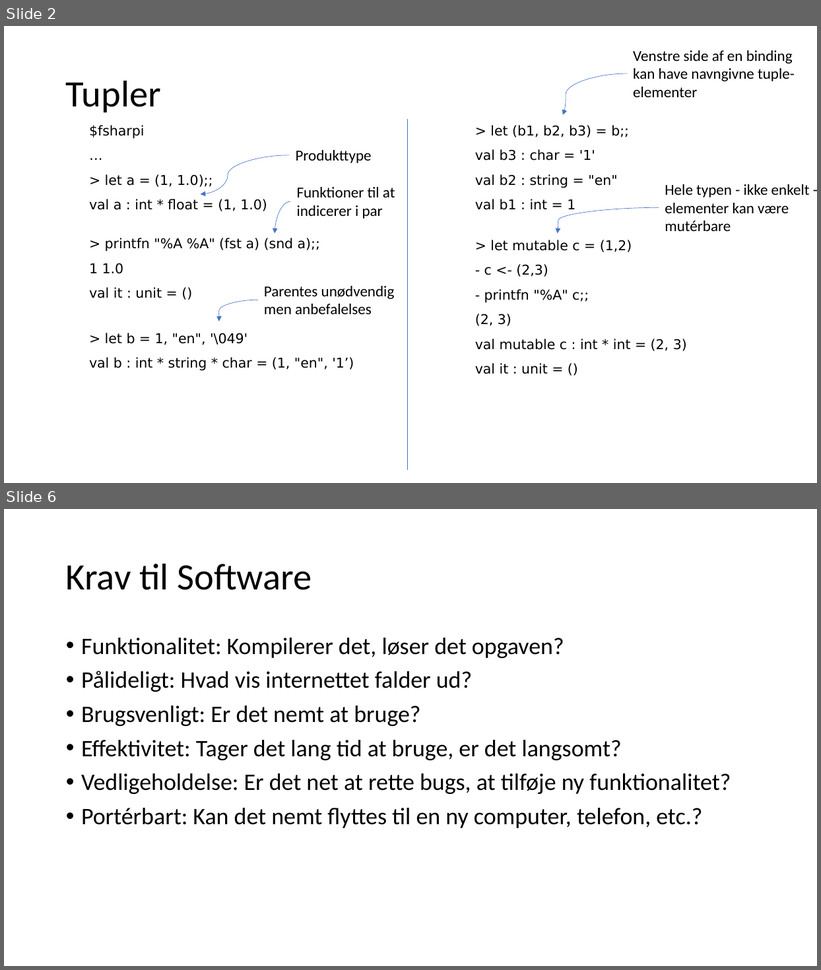
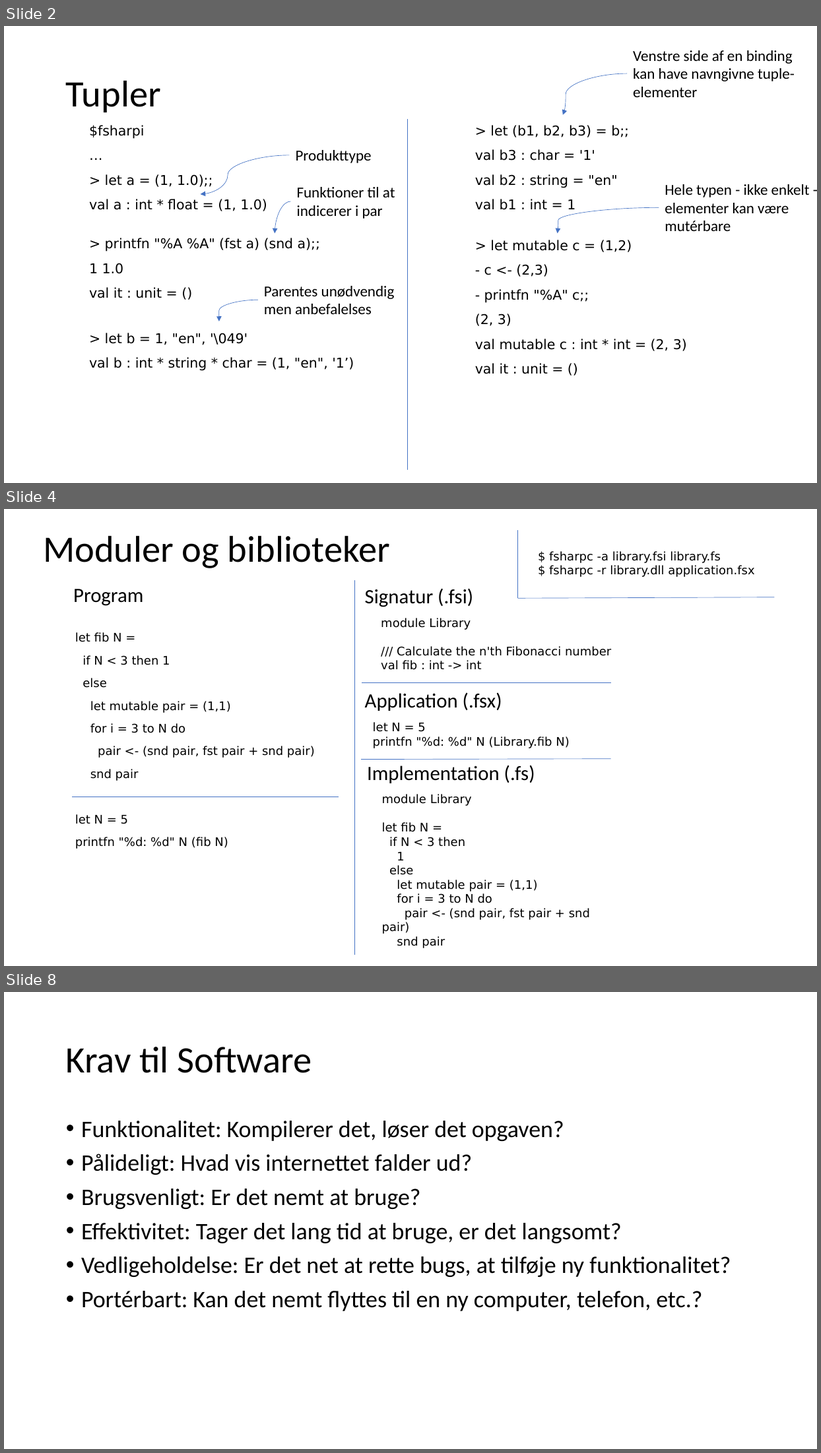
Before and after one commit to fisterloegsovs/pop22, a slide deck: lectures/4.1ModulesNTests/lecture.pptx. Shown one above the other, each under a label of ours: slides 2 and 6 before the commit, slides 2, 4 and 8 after it; the slides between them are not shown. The pictures are 821x970 and 821x1453 pixels, drawn with LibreOffice and Linux fonts; fonts in the diff are those of the drawing. Boxes give left, top, right and bottom in pixels: in the first picture for what was removed or moved away, otherwise in the second. Text is boxed around its words. In the diff, an @@ line names an element or a change of style, - is before the commit and + after.

```diff
--- a/lectures/4.1ModulesNTests/lecture.pptx
+++ b/lectures/4.1ModulesNTests/lecture.pptx
@@ slide 4 added at bbox=[4, 509, 817, 966], background #FFFFFF @@
@@ title added at bbox=[43, 535, 390, 568], 44 pt, text #000000 @@
+Moduler og biblioteker
@@ line added from (518, 599) to (518, 530), #4472C4 0.5 pt @@
@@ text added at bbox=[549, 551, 754, 577], 14 pt, text #000000 @@
+$ fsharpc -a library.fsi library.fs
+$ fsharpc -r library.dll application.fsx
@@ line added from (354, 580) to (354, 955), #4472C4 0.5 pt @@
@@ text added at bbox=[73, 589, 143, 606], 24 pt, text #000000 @@
+Program
@@ text added at bbox=[365, 588, 473, 607], 24 pt, text #000000 @@
+Signatur (.fsi)
@@ line added from (518, 598) to (774, 597), #4472C4 0.5 pt @@
@@ text added at bbox=[381, 618, 611, 670], 14 pt, text #000000 @@
+module Library
+/// Calculate the n'th Fibonacci number
+val fib : int -> int
@@ text added at bbox=[75, 632, 315, 849], 14 pt, text #000000 @@
+let fib N =
+if N < 3 then 1
+else
+let mutable pair = (1,1)
+for i = 3 to N do
+pair <- (snd pair, fst pair + snd pair)
+snd pair
+let N = 5
+printfn "%d: %d" N (fib N)
@@ line added from (611, 683) to (362, 683), #4472C4 0.5 pt @@
@@ text added at bbox=[365, 692, 502, 711], 24 pt, text #000000 @@
+Application (.fsx)
@@ text added at bbox=[373, 722, 569, 749], 14 pt, text #000000 @@
+let N = 5
+printfn "%d: %d" N (Library.fib N)
@@ line added from (362, 760) to (611, 759), #4472C4 0.5 pt @@
@@ text added at bbox=[367, 765, 535, 784], 24 pt, text #000000 @@
+Implementation (.fs)
@@ line added from (73, 797) to (339, 797), #4472C4 0.5 pt @@
@@ text added at bbox=[382, 794, 590, 949], 14 pt, text #000000 @@
+module Library
+let fib N =
+if N < 3 then
+1
+else
+let mutable pair = (1,1)
+for i = 3 to N do
+pair <- (snd pair, fst pair + snd pair)
+snd pair
@@ what was slide 6 is now slide 8 @@
```
Also in this commit, not shown: 6 slides changed, 2 other slides added, 13 other files.
